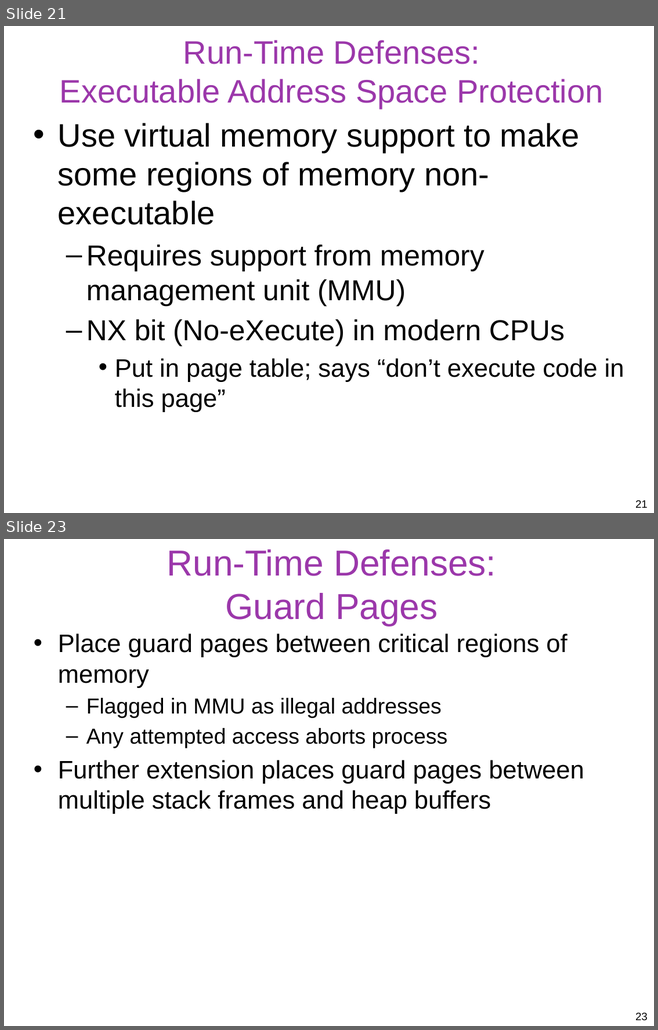
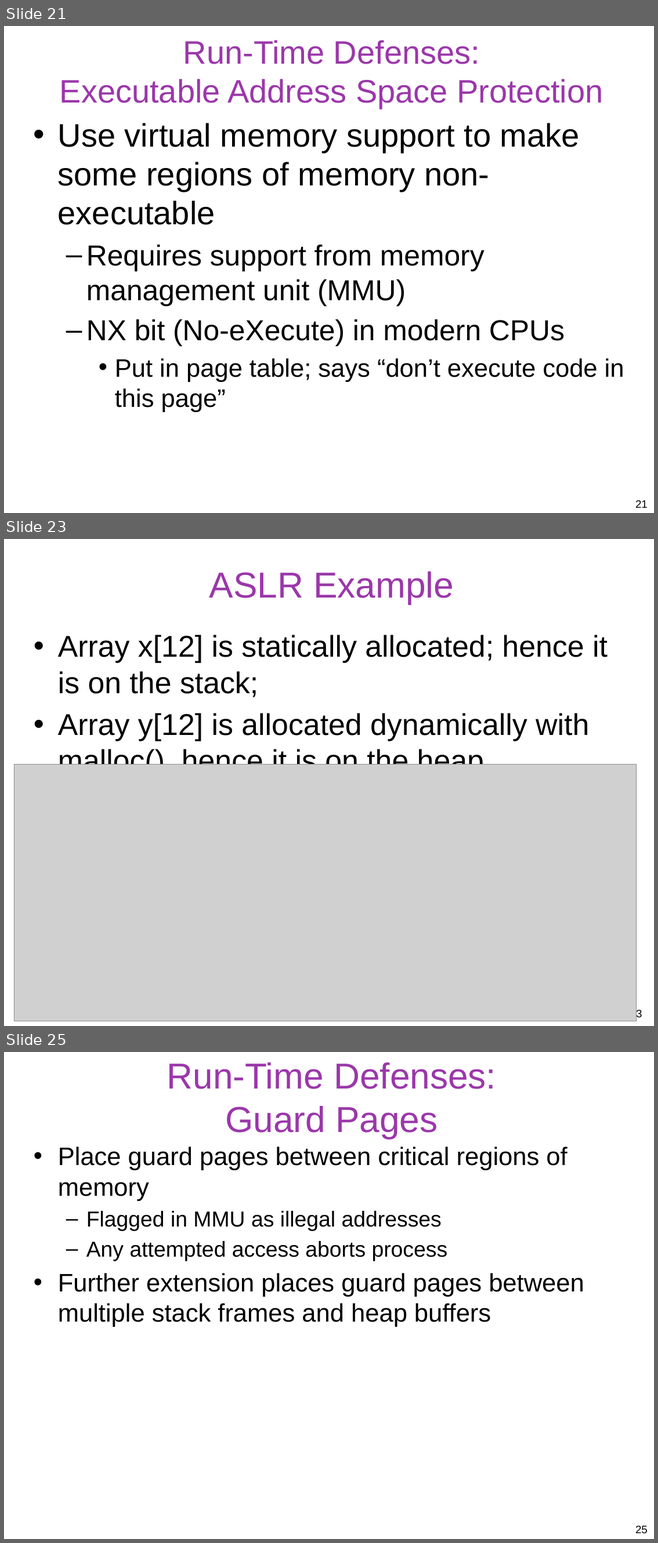
Before and after one commit to gulaoshi/gu.github.io, a slide deck: InfoSec/PPTs/L11-CH10-Buffer Overflow.pptx. Shown one above the other, each under a label of ours: slides 21 and 23 before the commit, slides 21, 23 and 25 after it; the slides between them are not shown. The pictures are 658x1030 and 658x1543 pixels, drawn with LibreOffice and Linux fonts; fonts in the diff are those of the drawing; grey boxes stand for pictures. Boxes give left, top, right and bottom in pixels: in the first picture for what was removed or moved away, otherwise in the second. Text is boxed around its words. In the diff, an @@ line names an element or a change of style, - is before the commit and + after.

```diff
--- a/InfoSec/PPTs/L11-CH10-Buffer Overflow.pptx
+++ b/InfoSec/PPTs/L11-CH10-Buffer Overflow.pptx
@@ slide 23 added at (x1=4, y1=539, x2=654, y2=1026), background #FFFFFF @@
@@ title added at (x1=209, y1=571, x2=453, y2=604), 40 pt, text #9B37AA @@
+ASLR Example
@@ text added at (x1=58, y1=635, x2=607, y2=765), 33.3 pt, text #000000 @@
+• Array x[12] is statically allocated; hence it is on the stack;
+• Array y[12] is allocated dynamically with malloc(), hence it is on the heap.
@@ picture added at (x1=14, y1=765, x2=636, y2=1021) @@
@@ page number added at (x1=630, y1=1009, x2=642, y2=1020), 12 pt, text #000000 @@
+23
@@ what was slide 23 is now slide 25 @@
@@ page number at (x1=630, y1=1526, x2=642, y2=1533): text changed @@
-23
+25
@@ page number at (x1=635, y1=1526, x2=647, y2=1534): text changed @@
-23
+25
```
Also in this commit, not shown: 5 slides changed, 2 other slides added, 1 slide removed, 24 other files.
